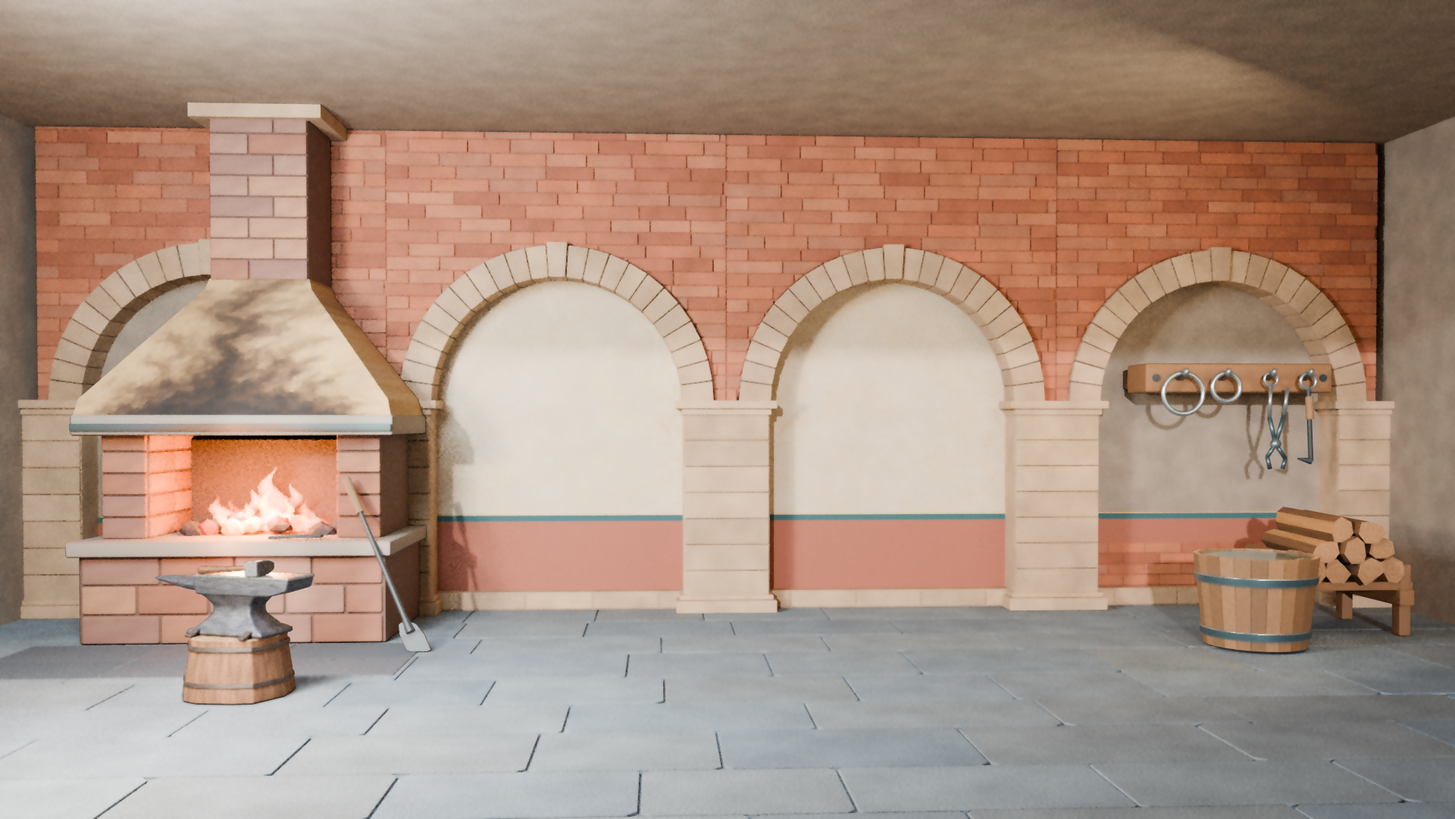
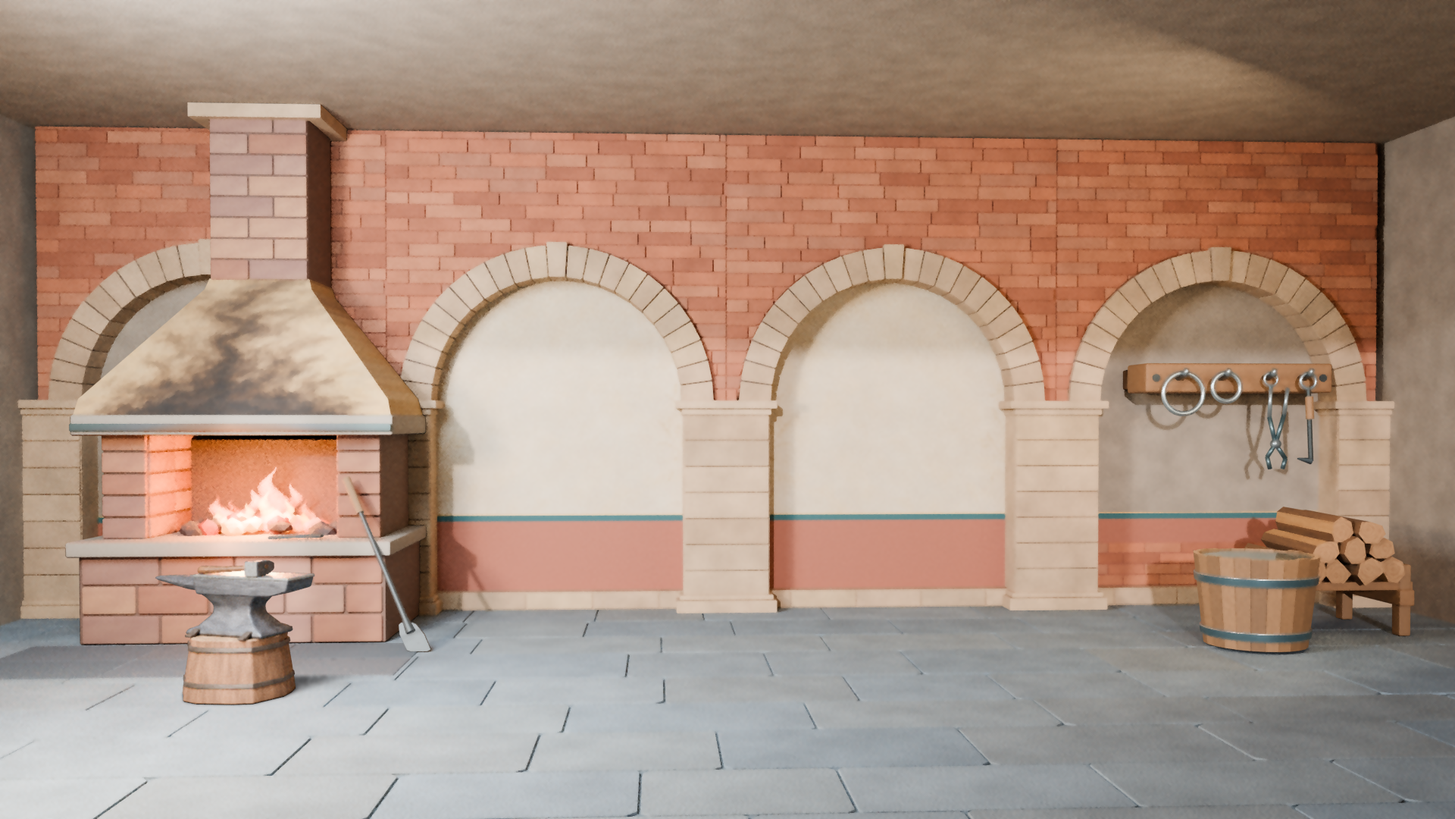
Layers edited between the first and the second 1455 x 819 image:
painted on "炉光与道具在建筑上的投影" over [416, 393, 582, 677]
